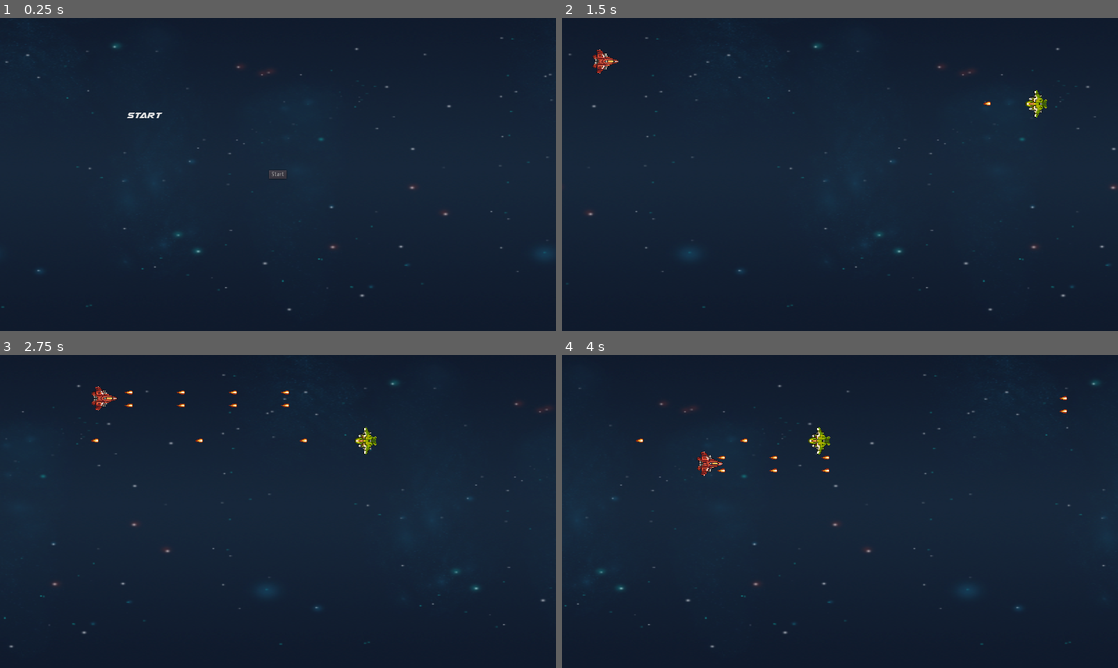
Above: before the commit, frames 1-4 (two rows, left to right).
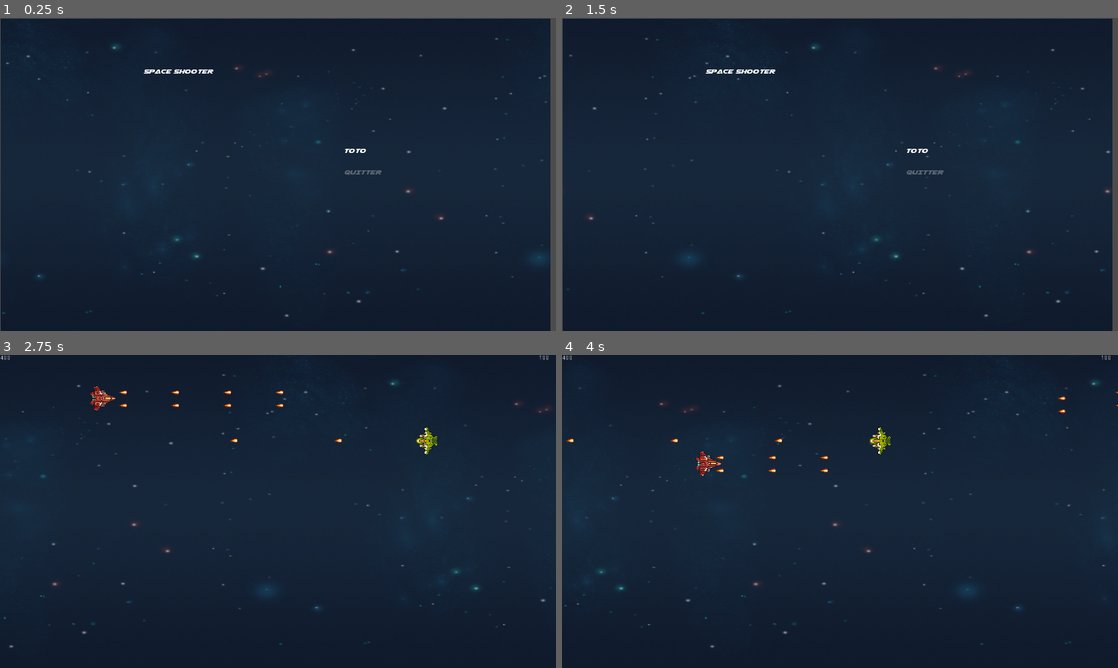
Above: after the commit, the same moments.

Repository: MilleniumBlitz/SpaceShooter
Game: Godot game, scene res://Menu/Start/StartMenu.tscn
Two runs of this game, one before a commit and one after it. Both use one fixed random seed, a clock stepped at 60 frames per second and the inputs below.
Inputs (mouse positions are in pixels of both pictures, inside the frame that each line leads up to):
- Up to frame 1 (0.25 s): no input
- Up to frame 2 (1.5 s): click (840, 174) at 0.5 s, where only the run before the commit has a clickable "Start"; click (840, 168) at 1.27 s
- Up to frame 3 (2.75 s): hold Right (ui_right) from 2.03 s (still down); hold Space (shoot) from 2.03 s (still down)
- Up to frame 4 (4 s): release Right (ui_right) at 2.78 s; release Space (shoot) at 2.78 s; hold Down (ui_down) 2.78-3.53 s; tap Space (shoot) at 2.85 s; hold Right (ui_right) from 3.53 s (still down); hold Space (shoot) from 3.53 s (still down)

The runs differ from the first frame. In frame 1, 2.2% of the frame differs, in the area x 0-100%, y 0-100%; in frame 2, 2.4%; in frame 3, 0.8%; in frame 4, 0.7%.

Commit message:
Implement new menu system

Diff:
--- a/Levels/Base/BaseLevel.gd
+++ b/Levels/Base/BaseLevel.gd
@@ -18,4 +18,4 @@
 		if $Enemies.get_child_count() == 0:
 			over = true
 			print("Victoire")
-			$EndMenu.visible = true
+			$CanvasLayer/EndMenu.visible = true
--- a/Levels/Base/BaseLevel.tscn
+++ b/Levels/Base/BaseLevel.tscn
@@ -1,22 +1,36 @@
-[gd_scene load_steps=4 format=2]
+[gd_scene load_steps=5 format=2]
 
 [ext_resource path="res://Levels/Base/BaseLevel.gd" type="Script" id=1]
 [ext_resource path="res://Background.tscn" type="PackedScene" id=2]
 [ext_resource path="res://Menu/End/EndMenu.tscn" type="PackedScene" id=3]
+[ext_resource path="res://UI/HealthUI.tscn" type="PackedScene" id=4]
 
 [node name="BaseLevel" type="Node2D"]
 script = ExtResource( 1 )
 
 [node name="Background" parent="." instance=ExtResource( 2 )]
 
-[node name="EndMenu" parent="." instance=ExtResource( 3 )]
-anchor_left = 0.0
-anchor_top = 0.0
-anchor_right = 0.0
-anchor_bottom = 0.0
-margin_left = 51.7665
-margin_top = 3.07629
-margin_right = 1331.77
-margin_bottom = 723.076
+[node name="Enemies" type="Node2D" parent="."]
 
-[node name="Enemies" type="Node2D" parent="."]
+[node name="CanvasLayer" type="CanvasLayer" parent="."]
+
+[node name="Score" type="Label" parent="CanvasLayer"]
+margin_right = 40.0
+margin_bottom = 14.0
+text = "400"
+__meta__ = {
+"_edit_use_anchors_": false
+}
+
+[node name="HealthUI" parent="CanvasLayer" instance=ExtResource( 4 )]
+anchor_left = 0.5
+anchor_top = 0.5
+anchor_right = 0.5
+anchor_bottom = 0.5
+margin_left = -640.0
+margin_top = -360.0
+margin_right = 640.0
+margin_bottom = 360.0
+
+[node name="EndMenu" parent="CanvasLayer" instance=ExtResource( 3 )]
+visible = false
--- a/Menu/End/EndMenu.tscn
+++ b/Menu/End/EndMenu.tscn
@@ -3,14 +3,8 @@
 [ext_resource path="res://Menu/End/EndMenu.gd" type="Script" id=1]
 
 [node name="EndMenu" type="CenterContainer"]
-anchor_left = 0.506
-anchor_top = 0.5
-anchor_right = 0.506
-anchor_bottom = 0.5
-margin_left = -639.68
-margin_top = -360.0
-margin_right = 640.32
-margin_bottom = 360.0
+anchor_right = 1.0
+anchor_bottom = 1.0
 script = ExtResource( 1 )
 __meta__ = {
 "_edit_use_anchors_": false
@@ -25,6 +19,7 @@
 [node name="NextLvlBtn" type="Button" parent="VBoxContainer"]
 margin_right = 81.0
 margin_bottom = 20.0
+text = "NEXT"
 
 [node name="RestartBtn" type="Button" parent="VBoxContainer"]
 margin_top = 24.0
--- /dev/null
+++ b/Menu/Scripts/SimpleMenu.gd
@@ -0,0 +1,59 @@
+extends Node2D
+class_name SimpleMenu
+
+var items = []
+var cur_item = 0
+
+export var SELECTED_ITEM_OPACITY = 1.0
+export var UNSELECTED_ITEM_OPACITY = 0.3
+export var UNSELECTABLE_ITEM_OPACITY = 0.1
+
+signal selected_item
+
+# Called when the node enters the scene tree for the first time.
+func _ready():
+	update_menu()
+
+func update_menu():
+	items = []
+	for c in get_children():
+		if c is SimpleMenuItem:
+			print("ototo")
+			if c.selectable:
+				items.append( c )
+				c.modulate.a = UNSELECTED_ITEM_OPACITY
+			else:
+				c.modulate.a = UNSELECTABLE_ITEM_OPACITY
+	items[cur_item].modulate.a = SELECTED_ITEM_OPACITY
+
+
+func set_item():
+	for idx in range( items.size() ):
+		if cur_item == idx:
+			items[idx].modulate.a = SELECTED_ITEM_OPACITY
+		else:
+			items[idx].modulate.a = UNSELECTED_ITEM_OPACITY
+
+func _input(event):
+	if event.is_action_pressed("ui_up"):
+		cur_item -= 1
+		if cur_item < 0: cur_item += items.size()
+		set_item()
+		#le truc précdéent
+		pass
+	elif event.is_action_pressed("ui_down"):
+		cur_item += 1
+		if cur_item >= items.size(): cur_item -= items.size()
+		set_item()
+		pass
+	if event.is_action_pressed( "ui_select"):
+		_on_item_selected(cur_item)
+		emit_signal( "selected_item", cur_item )
+
+
+func _on_item_selected(value):
+	pass
+
+func _on_StartBtn_pressed():
+	get_tree().change_scene("res://Menu/LevelSelectionMenu/LevelSelectionMenu.tscn")
+	pass # Replace with function body.
--- /dev/null
+++ b/Menu/Scripts/SimpleMenuItem.gd
@@ -0,0 +1,17 @@
+extends Node
+class_name SimpleMenuItem
+
+export(bool) var selectable = true
+# Declare member variables here. Examples:
+# var a = 2
+# var b = "text"
+
+
+# Called when the node enters the scene tree for the first time.
+func _ready():
+	pass # Replace with function body.
+
+
+# Called every frame. 'delta' is the elapsed time since the previous frame.
+#func _process(delta):
+#	pass
--- a/Menu/Start/StartMenu.gd
+++ b/Menu/Start/StartMenu.gd
@@ -1,21 +1,10 @@
-extends Control
+extends SimpleMenu
 
-
-# Declare member variables here. Examples:
-# var a = 2
-# var b = "text"
-
-
-# Called when the node enters the scene tree for the first time.
-func _ready():
-	pass # Replace with function body.
-
-
-# Called every frame. 'delta' is the elapsed time since the previous frame.
-#func _process(delta):
-#	pass
-
-
-func _on_StartBtn_pressed():
-	get_tree().change_scene("res://Menu/LevelSelectionMenu/LevelSelectionMenu.tscn")
-	pass # Replace with function body.
+func _on_item_selected(value):
+	if value == 0:
+		get_tree().change_scene("res://Levels/Level1.tscn")
+		pass
+	elif value == 1:
+		get_tree().quit()
+		#quitter
+		pass
--- a/Menu/Start/StartMenu.tscn
+++ b/Menu/Start/StartMenu.tscn
@@ -1,54 +1,55 @@
-[gd_scene load_steps=9 format=2]
+[gd_scene load_steps=5 format=2]
 
 [ext_resource path="res://Menu/Start/StartMenu.gd" type="Script" id=1]
 [ext_resource path="res://Background.tscn" type="PackedScene" id=2]
-[ext_resource path="res://airstrike.ttf" type="DynamicFontData" id=3]
+[ext_resource path="res://font.tres" type="DynamicFont" id=4]
+[ext_resource path="res://Menu/Scripts/SimpleMenuItem.gd" type="Script" id=5]
 
-[sub_resource type="DynamicFont" id=4]
-font_data = ExtResource( 3 )
-
-[sub_resource type="Theme" id=5]
-default_font = SubResource( 4 )
-
-[sub_resource type="StyleBoxEmpty" id=6]
-
-[sub_resource type="DynamicFontData" id=2]
-hinting = 0
-font_path = "res://airstrike.ttf"
-
-[sub_resource type="DynamicFont" id=3]
-size = 24
-font_data = SubResource( 2 )
-
-[node name="StartMenu" type="Control"]
-anchor_left = 0.5
-anchor_top = 0.5
-anchor_right = 0.5
-anchor_bottom = 0.5
-margin_left = -640.0
-margin_top = -360.0
-margin_right = 640.0
-margin_bottom = 360.0
+[node name="StartMenu" type="Node2D"]
 script = ExtResource( 1 )
 
 [node name="Background" parent="." instance=ExtResource( 2 )]
-margin_right = 0.0
-margin_bottom = 0.0
+margin_left = 2.0
+margin_top = 1.0
+margin_right = 1267.0
+margin_bottom = 735.0
 
-[node name="StartBtn" type="Button" parent="."]
-margin_left = 619.0
-margin_top = 350.0
-margin_right = 660.0
-margin_bottom = 370.0
-text = "Start"
+[node name="Label" type="Label" parent="."]
+anchor_left = 0.5
+anchor_right = 0.5
+margin_left = 330.0
+margin_top = 114.0
+margin_right = 523.0
+margin_bottom = 132.0
+custom_fonts/font = ExtResource( 4 )
+text = "SPACE SHOOTER"
+__meta__ = {
+"_edit_use_anchors_": false
+}
 
-[node name="Button" type="Button" parent="."]
-margin_left = 213.0
-margin_top = 196.0
-margin_right = 448.0
-margin_bottom = 255.0
-theme = SubResource( 5 )
-custom_styles/normal = SubResource( 6 )
-custom_fonts/font = SubResource( 3 )
-text = "START"
-[connection signal="pressed" from="StartBtn" to="." method="_on_StartBtn_pressed"]
+[node name="Start" type="Node2D" parent="."]
+position = Vector2( 790, 296 )
+script = ExtResource( 5 )
+
+[node name="Label" type="Label" parent="Start"]
+margin_right = 40.0
+margin_bottom = 14.0
+custom_fonts/font = ExtResource( 4 )
+text = "TOTO
+"
+__meta__ = {
+"_edit_use_anchors_": false
+}
+
+[node name="Quit" type="Node2D" parent="."]
+position = Vector2( 792, 345 )
+script = ExtResource( 5 )
+
+[node name="Label" type="Label" parent="Quit"]
+margin_right = 55.0
+margin_bottom = 14.0
+custom_fonts/font = ExtResource( 4 )
+text = "QUITTER"
+__meta__ = {
+"_edit_use_anchors_": false
+}
--- /dev/null
+++ b/PlayerStats.gd
@@ -0,0 +1,12 @@
+extends Node
+
+export(int) var max_health  = 1
+var health = max_health setget set_health
+
+signal health_changed(value)
+
+func set_health(value):
+	health = value
+	emit_signal("health_changed", health)
+	if health <= 0:
+		emit_signal("no_health")
--- /dev/null
+++ b/Toto.tscn
@@ -0,0 +1,15 @@
+[gd_scene load_steps=3 format=2]
+
+[ext_resource path="res://Levels/Level1.tscn" type="PackedScene" id=1]
+[ext_resource path="res://UI/HealthUI.tscn" type="PackedScene" id=2]
+
+[node name="Control" type="ViewportContainer"]
+anchor_right = 1.0
+anchor_bottom = 1.0
+__meta__ = {
+"_edit_use_anchors_": false
+}
+
+[node name="Level1" parent="." instance=ExtResource( 1 )]
+
+[node name="HealthUI" parent="." instance=ExtResource( 2 )]
--- /dev/null
+++ b/UI/HealthUI.gd
@@ -0,0 +1,18 @@
+extends Control
+
+
+var health
+
+
+# Called when the node enters the scene tree for the first time.
+func _ready():
+	PlayerStats.connect("health_changed", self, "set_health")
+	pass # Replace with function body.
+
+func set_health(value):
+	$Label.text = str(value)
+
+
+# Called every frame. 'delta' is the elapsed time since the previous frame.
+#func _process(delta):
+#	pass
--- /dev/null
+++ b/UI/HealthUI.tscn
@@ -0,0 +1,22 @@
+[gd_scene load_steps=2 format=2]
+
+[ext_resource path="res://UI/HealthUI.gd" type="Script" id=1]
+
+[node name="HealthUI" type="Control"]
+anchor_right = 1.0
+anchor_bottom = 1.0
+script = ExtResource( 1 )
+__meta__ = {
+"_edit_use_anchors_": false
+}
+
+[node name="Label" type="Label" parent="."]
+anchor_left = 1.0
+anchor_right = 1.0
+margin_left = -40.0
+margin_bottom = 31.0
+text = "100
+"
+__meta__ = {
+"_edit_use_anchors_": false
+}
--- a/entities/player/player.gd
+++ b/entities/player/player.gd
@@ -1,4 +1,6 @@
 extends KinematicBody2D
+
+var health = 3
 
 const SPEED = 200
 
--- /dev/null
+++ b/font.tres
@@ -0,0 +1,7 @@
+[gd_resource type="DynamicFont" load_steps=2 format=2]
+
+[ext_resource path="res://airstrike.ttf" type="DynamicFontData" id=1]
+
+[resource]
+size = 20
+font_data = ExtResource( 1 )
--- /dev/null
+++ b/new_bitmapfont.tres
@@ -0,0 +1,4 @@
+[gd_resource type="BitmapFont" format=2]
+
+[resource]
+height = 10.0
--- a/project.godot
+++ b/project.godot
@@ -8,9 +8,20 @@
 
 config_version=4
 
-_global_script_classes=[  ]
+_global_script_classes=[ {
+"base": "Node2D",
+"class": "SimpleMenu",
+"language": "GDScript",
+"path": "res://Menu/Scripts/SimpleMenu.gd"
+}, {
+"base": "Node",
+"class": "SimpleMenuItem",
+"language": "GDScript",
+"path": "res://Menu/Scripts/SimpleMenuItem.gd"
+} ]
 _global_script_class_icons={
-
+"SimpleMenu": "",
+"SimpleMenuItem": ""
 }
 
 [application]
@@ -18,6 +29,10 @@
 config/name="SpaceShooter"
 run/main_scene="res://Menu/Start/StartMenu.tscn"
 config/icon="res://icon.png"
+
+[autoload]
+
+PlayerStats="*res://PlayerStats.gd"
 
 [display]
 
